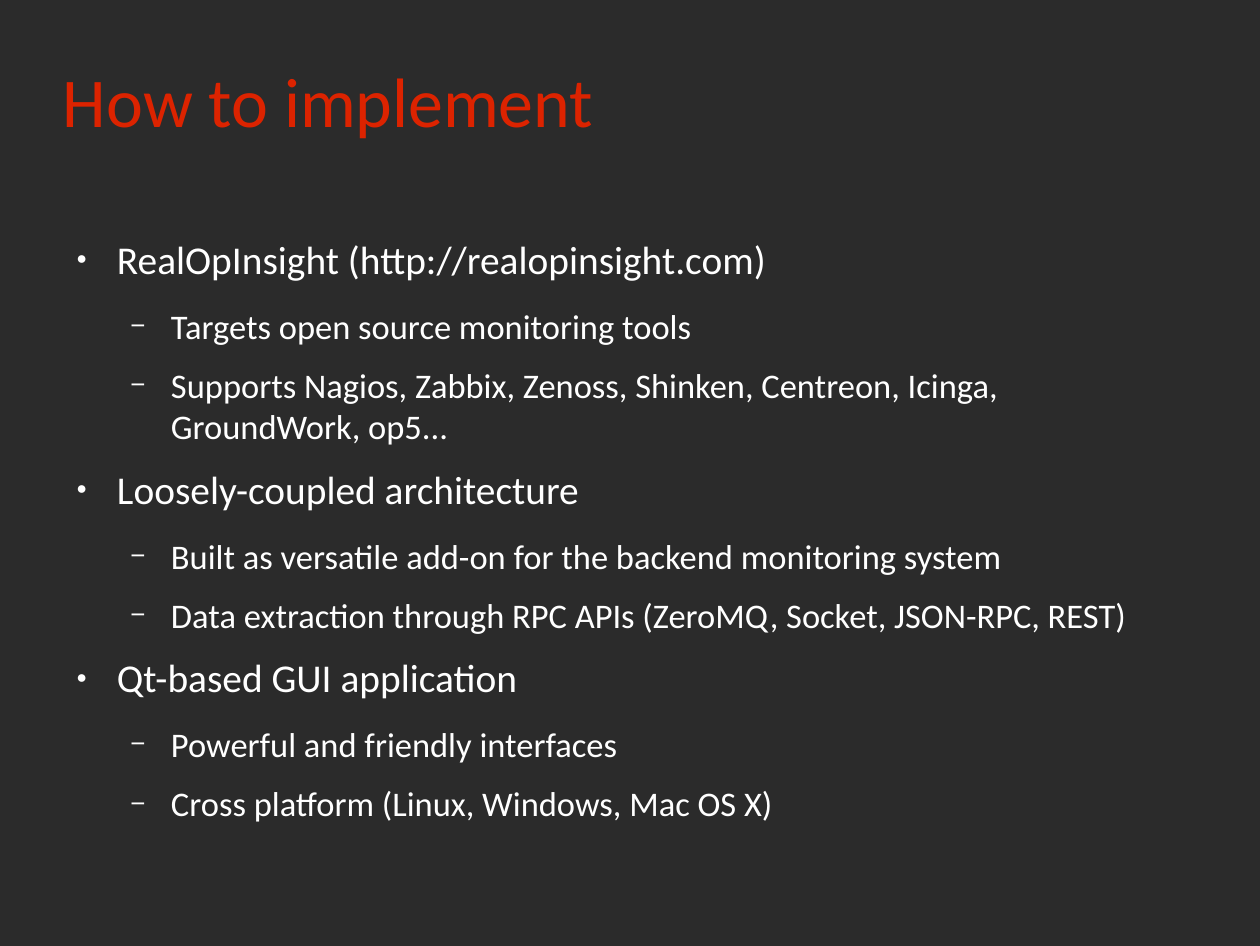
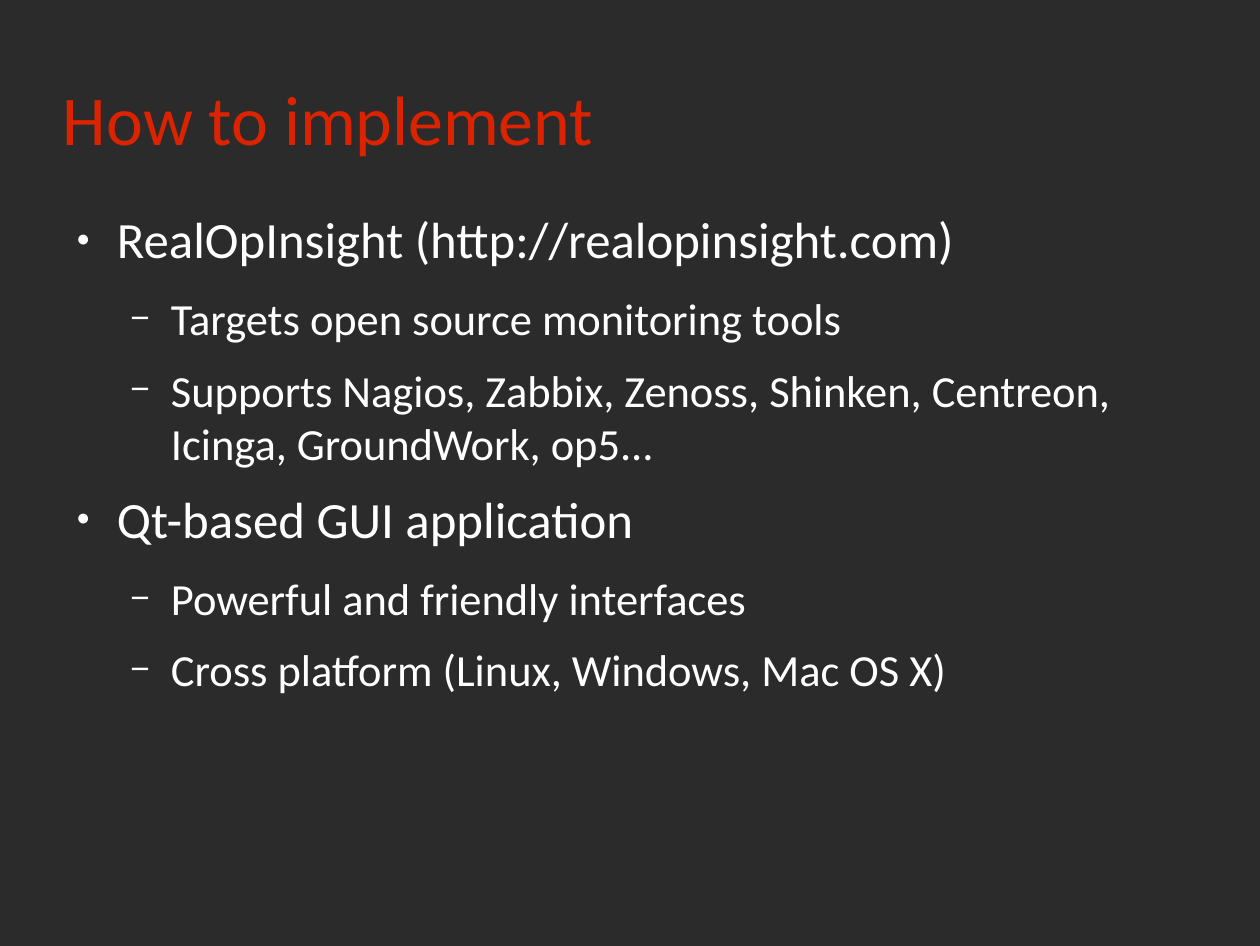
Before and after one commit to rchakode/realopinsight, a slide deck: slide 16 of doc/talks/rmll-2013.odp (slide 14 before the commit). Drawn at 1260x946 pixels with LibreOffice and Linux fonts; fonts in the diff are those of the drawing; background and template pictures are left out; a plain dark background stands for a picture behind light text. Boxes give left, top, right and bottom in pixels: in the first picture for what was removed or moved away, otherwise in the second. Text is boxed around its words. In the diff, an @@ line names an element or a change of style, - is before the commit and + after.

Commit message:
updated slide theme

```diff
--- a/doc/talks/rmll-2013.odp
+++ b/doc/talks/rmll-2013.odp
@@ title "How to implement": place and size @@
-title "How to implement" at [63, 78, 593, 139]
+title "How to implement" at [63, 96, 593, 157]
@@ text "RealOpInsight (http://realopinsight.com)": place and size @@
-text "RealOpInsight (http://realopinsight.com)" at [117, 245, 1126, 822]
+text "RealOpInsight (http://realopinsight.com)" at [117, 221, 1110, 693]
@@ text "RealOpInsight (http://realopinsight.com)" at [117, 221, 1110, 693]: size 24.8 to 32 pt in "RealOpInsight (http://realopinsight.com)", "Qt-based GUI application"; size 21.7 to 28 pt in "Targets open source monitoring tools", "Supports Nagios, Zabbix, Zenoss, Shinken, Centreon, Icinga, ...", "Powerful and friendly interfaces", "Cross platform (Linux, Windows, Mac OS X)" @@
@@ text at [117, 476, 1126, 634]: paragraphs removed @@
-● Loosely-coupled architecture
-  − Built as versatile add-on for the backend monitoring system
-  − Data extraction through RPC APIs (ZeroMQ, Socket, JSON-RPC, REST)
```
Also in this commit, not shown: 15 other slides changed, 7 slides added, 4 slides removed, 1 other file.
